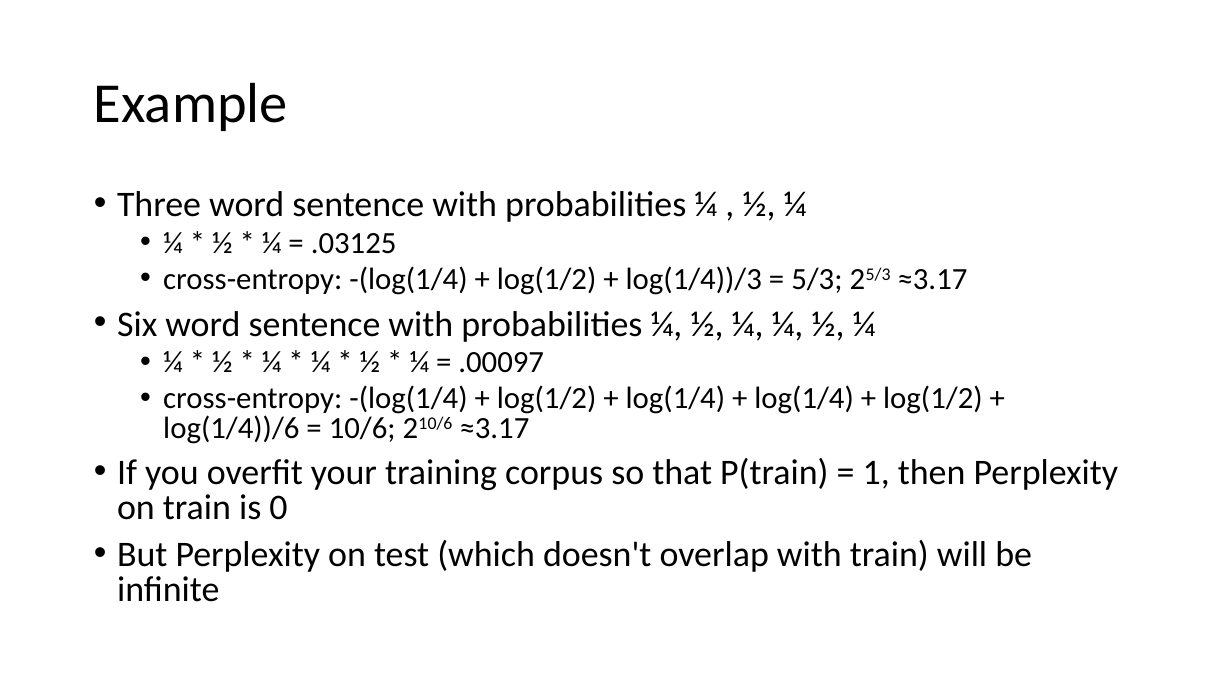
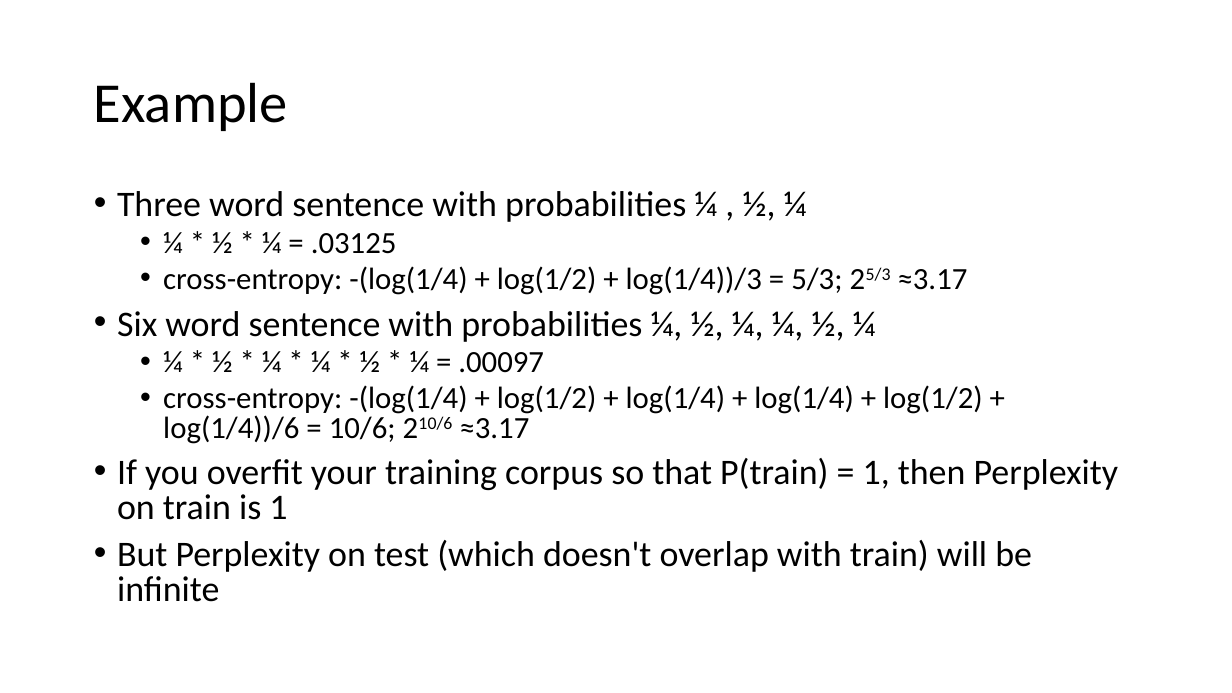
Before and after one commit to balhafni/csci_544_fa_18_slides, a slide deck: slide 28 of lm_0921.pptx. Drawn at 1232x693 pixels with LibreOffice and Linux fonts; fonts in the diff are those of the drawing. Boxes give left, top, right and bottom in pixels: in the first picture for what was removed or moved away, otherwise in the second. Text is boxed around its words. In the diff, an @@ line names an element or a change of style, - is before the commit and + after.

```diff
--- a/lm_0921.pptx
+++ b/lm_0921.pptx
@@ text at bbox=[117, 458, 1119, 520]: text changed @@
-• If you overfit your training corpus so that P(train) = 1, then Perplexity on train is 0
+• If you overfit your training corpus so that P(train) = 1, then Perplexity on train is 1
```
Also in this commit, not shown: 6 other slides changed.
